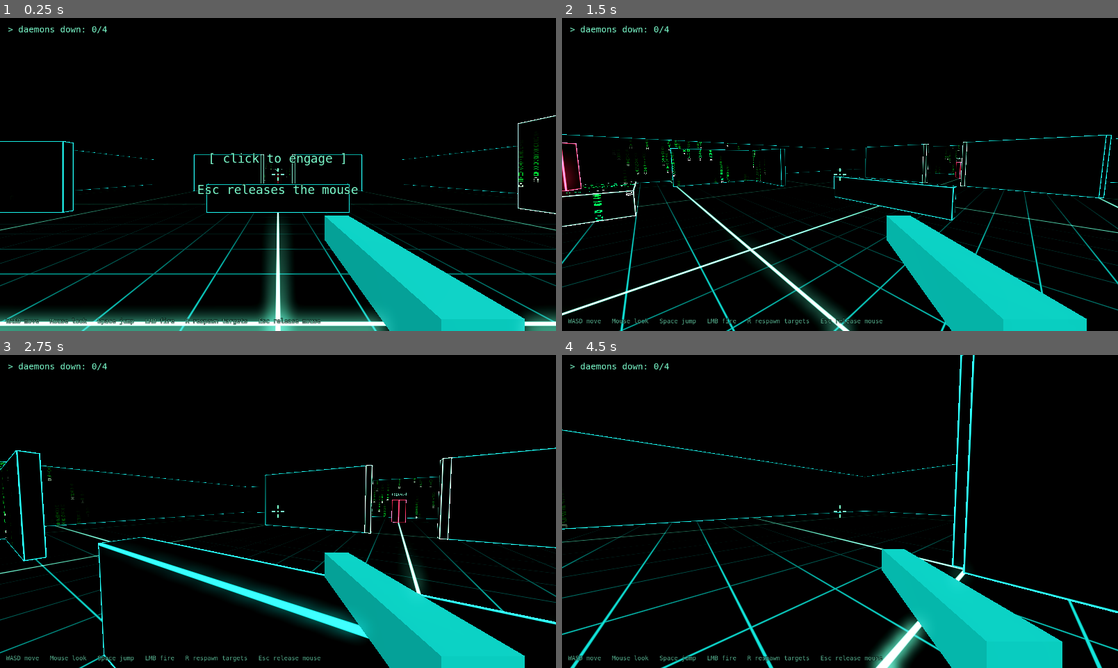
Above: before the commit, frames 1-4 (two rows, left to right).
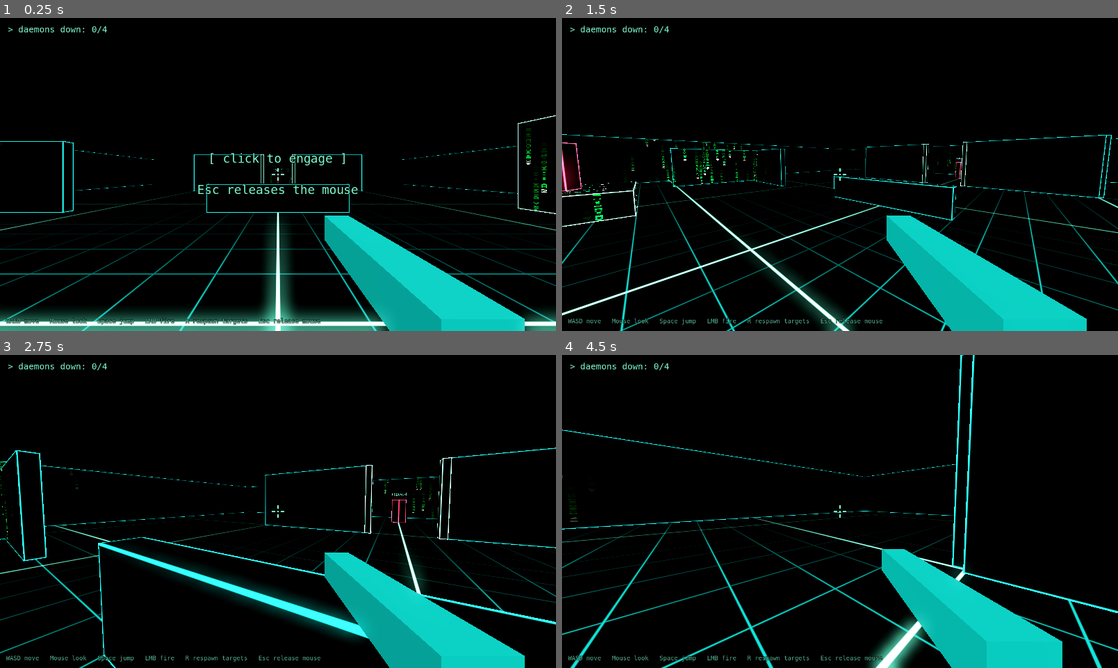
Above: after the commit, the same moments.

Repository: nixfred/sigkill
Game: Godot game, scene res://scenes/main.tscn
Same seed, same stepped clock (60 frames per second), same inputs: the game is played once before the commit and once after it.
Inputs (mouse positions are in pixels of both pictures, inside the frame that each line leads up to):
- Up to frame 1 (0.25 s): no input
- Up to frame 2 (1.5 s): tap Enter at 0.5 s; move the mouse to (962, 158) at 0.52 s; press the mouse at (962, 158) at 0.53 s; hold D (move_right) 0.53-1.28 s; tap Space (jump) at 0.77 s; move the mouse to (812, 174) at 1.27 s; release the mouse at (812, 174) at 1.28 s; hold W (move_forward) from 1.28 s (still down); tap C (slide) at 1.35 s
- Up to frame 3 (2.75 s): keep holding W (move_forward); tap Space (jump) at 1.52 s; move the mouse to (289, 505) at 2.02 s; press the mouse at (289, 505) at 2.03 s
- Up to frame 4 (4.5 s): keep holding W (move_forward); move the mouse to (834, 517) at 2.77 s; release the mouse at (834, 517) at 2.78 s; tap C (slide) at 2.85, 4.35 s; click (834, 517) at 2.92 s; tap Space (jump) at 3.02, 3.77 s; move the mouse to (878, 514) at 3.52 s; press the mouse at (878, 514) at 3.53 s; move the mouse to (795, 508) at 4.27 s; release the mouse at (795, 508) at 4.28 s

The runs differ from the first frame. In frame 1, 0.2% of the frame differs, in the area x 47-99%, y 35-62%; in frame 2, 0.5%, in the area x 0-72%, y 38-66%; in frame 3, 0.2%; in frame 4, less than 0.1%.

Commit message:
C8: Codex review fixes (integer glyph hash, rebuilt blocks re-collected, viewer guard)
WHAT, per Codex review finding on the C8 diff:
1 (medium) The float glyph hash lost its fractional bits as TIME grew: by about 1600 s
  every glyph bit would have switched off. shaders/code_rain.gdshader now hashes small
  integers with PCG (cell column and row, a salt, a flicker tick wrapped at 1024), so
  nothing in a hash grows with TIME; the stream phase, cycle and step are ints and the
  wrap is a float mod of small values, defined for a negative row. tests/code_rain_test.gd
  mirrors pcg() and hash3() on masked 32-bit arithmetic: lit bits 0.5513 at tick 0,
  0.5495 at 512, 0.5481 at the last tick 1023 (threshold leaves 0.55); 0.5955 of 2000
  columns carry a stream at density 0.6; neighbouring cells hash apart. The shader's own
  pixels still cannot be read headless; the mirror holds the design, not the GPU.
2 (medium) A block resized or re-kinded at runtime replaced its material unseen, so the
  driver fed a material nothing showed and the new one never rained. scripts/grey_block.gd
  now updates its rain group membership in _refresh() and calls invalidate() on the
  driver's group ("code_rain_driver"), and scripts/code_rain_driver.gd collects again on
  the next tick. Test: a wall resized at runtime gets a fresh material the driver finds
  and feeds; a crate turned into a floor leaves the group and the driver (17) and comes
  back when turned back (18).
3 (medium) viewer != null accepted a freed node. Guarded with is_instance_valid() and
  is_inside_tree(); the origin otherwise.
PROOF IT CAN FAIL: eleven broken copies each fail their own checks: no invalidate call,
stale group on a kind change, a broken assert, never fades out, cap ignored, uploads
every tick, floor registered, linear falloff, a .tres missing a key, tuning not pushed,
a fade that overshoots.
CHECKS: scripts/check.sh exit 0, all seven steps; 40 checks in the code rain test.
CHECKPOINT: C8 step 5 (Codex fixes).
TAGS: sigkill, c8, code-rain, codex-review, pcg-hash, shader-precision, invalidate

LR-T: sigkill, c8, code-rain, codex-fixes
LR-D: game, shaders, testing
LR-K: sigkill-c8-code-rain-codex-fixes-integer-hash

Diff:
--- a/scripts/code_rain_driver.gd
+++ b/scripts/code_rain_driver.gd
@@ -12,8 +12,9 @@
 ## array holds, the nearest ones to the viewer are the ones sampled.
 ##
 ## Cost: runs in _physics_process, so at the fixed physics rate. The lists of blocks and
-## enemies are collected only when a block or target enters or leaves the tree. A tick
-## does no allocation: the slot arrays are preallocated and alternate, and nothing is
+## enemies are collected only when a block or target enters or leaves the tree, or a block
+## rebuilds its material; that collection allocates and uploads once. Every other tick
+## allocates nothing: the slot arrays are preallocated and alternate, and nothing is
 ## uploaded when no slot changed, so a settled arena costs a few comparisons a tick.
 
 const Palette = preload("res://scripts/palette.gd")
@@ -23,6 +24,8 @@
 const SURFACE_GROUP := &"code_rain_surfaces"
 ## Target dummies, the enemies the walls react to.
 const TARGET_GROUP := &"targets"
+## The driver's own group. scripts/grey_block.gd calls invalidate() on it through this.
+const DRIVER_GROUP := &"code_rain_driver"
 ## Tuning values pushed into every surface material as they are.
 const TUNING_UNIFORMS := [
 	"falloff_radius", "min_intensity", "max_intensity", "column_density", "glyph_size",
@@ -65,6 +68,7 @@
 	_next.resize(Tuning.MAX_ENEMIES)
 	_chosen.resize(Tuning.MAX_ENEMIES)
 	_chosen_distance.resize(Tuning.MAX_ENEMIES)
+	add_to_group(DRIVER_GROUP)
 	var tree := get_tree()
 	tree.node_added.connect(_on_node_changed)
 	tree.node_removed.connect(_on_node_changed)
@@ -115,6 +119,12 @@
 ## Times the slots were uploaded to the materials since the driver started.
 func upload_count() -> int:
 	return _uploads
+
+
+## Collect the blocks and targets again on the next tick. Blocks call it when their
+## material is rebuilt, so the driver never keeps feeding a material nothing shows.
+func invalidate() -> void:
+	_dirty = true
 
 
 func _on_node_changed(node: Node) -> void:
@@ -133,7 +143,9 @@
 			var rate: float = _t.fade_in_rate if want > w else _t.fade_out_rate
 			_weights[i] = move_toward(w, want, rate * delta)
 	# Sample the nearest targets to the viewer among those with any rain left.
-	var origin := viewer.global_position if viewer != null else Vector3.ZERO
+	var origin := Vector3.ZERO
+	if is_instance_valid(viewer) and viewer.is_inside_tree():
+		origin = viewer.global_position
 	var cap: int = _t.max_enemies_sampled
 	var count := 0
 	for i in _targets.size():
--- a/scripts/grey_block.gd
+++ b/scripts/grey_block.gd
@@ -6,6 +6,8 @@
 const Palette = preload("res://scripts/palette.gd")
 ## Blocks that carry the code rain shader join this group for scripts/code_rain_driver.gd.
 const RAIN_GROUP := &"code_rain_surfaces"
+## The driver's own group: told to collect again whenever a block's material is rebuilt.
+const RAIN_DRIVER_GROUP := &"code_rain_driver"
 
 @export var size: Vector3 = Vector3(4.0, 3.0, 0.4):
 	set(value):
@@ -23,10 +25,7 @@
 
 func _enter_tree() -> void:
 	# Joined here, before the tree's node_added signal fires, so the rain driver sees it.
-	if kind != Palette.Surface.FLOOR:
-		add_to_group(RAIN_GROUP)
-	elif is_in_group(RAIN_GROUP):
-		remove_from_group(RAIN_GROUP)
+	_update_rain_group()
 
 
 func _ready() -> void:
@@ -54,3 +53,14 @@
 	var shape := BoxShape3D.new()
 	shape.size = size
 	_shape_node.shape = shape
+	# A new material: the rain driver holds the old one, so it has to collect again.
+	_update_rain_group()
+	if is_inside_tree() and not Engine.is_editor_hint():
+		get_tree().call_group(RAIN_DRIVER_GROUP, "invalidate")
+
+
+func _update_rain_group() -> void:
+	if kind != Palette.Surface.FLOOR:
+		add_to_group(RAIN_GROUP)
+	elif is_in_group(RAIN_GROUP):
+		remove_from_group(RAIN_GROUP)
--- a/shaders/code_rain.gdshader
+++ b/shaders/code_rain.gdshader
@@ -13,6 +13,9 @@
 // leading glyph with a fading tail of tail_length glyphs, then a dark gap, repeating down
 // the column; it steps one cell at a time like the film. Each glyph is a 4 by 6 bit grid,
 // mirrored left to right so it reads like a character, re-rolled flicker_rate times a second.
+// Every hash is an integer hash (PCG) of small integers: cell coordinates, a salt and a
+// flicker tick wrapped at 1024, so nothing in it grows with TIME. A float hash loses its
+// fractional bits as its inputs grow and would have switched every glyph off within an hour.
 //
 // Uniform defaults mirror resources/code_rain.tres and scripts/palette.gd so the material
 // previews in the editor; the driver sets every value at runtime.
@@ -24,8 +27,17 @@
 // Size of the enemy array. CodeRainTuning.MAX_ENEMIES mirrors it.
 const int MAX_ENEMIES = 8;
 // Glyph bit grid: the cell is cut 6 across and 8 down, with a one-bit margin all round.
-const vec2 GLYPH_GRID = vec2(6.0, 8.0);
+const int GLYPH_COLS = 6;
+const int GLYPH_ROWS = 8;
 const float BIT_ON = 0.45;
+// Glyph shapes re-roll on a tick that wraps here, so the hash inputs stay small forever.
+const float TICK_WRAP = 1024.0;
+// Salts that keep each column roll apart.
+const int SALT_STREAM = 1;
+const int SALT_SPEED = 2;
+const int SALT_GAP = 3;
+const int SALT_PHASE = 4;
+const int SALT_FLICKER = 5;
 
 uniform vec4 enemies[MAX_ENEMIES];
 uniform int enemy_count = 0;
@@ -51,14 +63,17 @@
 	world_normal = mat3(MODEL_MATRIX) * NORMAL;
 }
 
-float hash11(float n) {
-	return fract(sin(n * 127.1 + 311.7) * 43758.5453);
+// PCG integer hash. tests/code_rain_test.gd mirrors pcg() and hash3() to check their spread.
+uint pcg(uint v) {
+	uint state = v * 747796405u + 2891336453u;
+	uint word = ((state >> ((state >> 28u) + 4u)) ^ state) * 277803737u;
+	return (word >> 22u) ^ word;
 }
 
-float hash21(vec2 p) {
-	p = fract(p * vec2(123.34, 456.21));
-	p += dot(p, p + 45.32);
-	return fract(p.x * p.y);
+// Hash of three integers to 0 to 1, with 24 bits of spread whatever their size.
+float hash3(int a, int b, int c) {
+	uint h = pcg(uint(a) + pcg(uint(b) + pcg(uint(c))));
+	return float(h >> 8u) * (1.0 / 16777216.0);
 }
 
 // How much rain this point gets, 0 to 1. An enemy's share fades with distance over
@@ -88,40 +103,42 @@
 	return vec2(across, world_pos.y);
 }
 
-// One glyph, 1 where a bit is lit. cell is the position inside the cell, 0 to 1 each way.
-float glyph(vec2 cell, float seed) {
-	vec2 g = floor(cell * GLYPH_GRID);
-	if (g.x < 1.0 || g.x > GLYPH_GRID.x - 2.0 || g.y < 1.0 || g.y > GLYPH_GRID.y - 2.0) {
+// One glyph, 1 where a bit is lit. cell is the position inside the cell, 0 to 1 each way;
+// column, row and tick pick the shape.
+float glyph(vec2 cell, int column, int row, int tick) {
+	ivec2 g = ivec2(floor(cell * vec2(float(GLYPH_COLS), float(GLYPH_ROWS))));
+	if (g.x < 1 || g.x > GLYPH_COLS - 2 || g.y < 1 || g.y > GLYPH_ROWS - 2) {
 		return 0.0;
 	}
-	float mirrored = min(g.x - 1.0, GLYPH_GRID.x - 2.0 - g.x);
-	return step(BIT_ON, hash21(vec2(mirrored, g.y) + seed * 7.31));
+	int mirrored = min(g.x - 1, GLYPH_COLS - 2 - g.x);
+	return step(BIT_ON, hash3(column, row, mirrored + GLYPH_ROWS * g.y + GLYPH_ROWS * GLYPH_ROWS * tick));
 }
 
 // Rain colour at this point before any intensity is applied.
 vec3 rain() {
 	vec2 uv = surface_uv() / glyph_size;
-	float column = floor(uv.x);
-	if (hash11(column) > column_density) {
+	int column = int(floor(uv.x));
+	if (hash3(column, SALT_STREAM, 0) > column_density) {
 		return vec3(0.0);
 	}
-	float row = floor(uv.y);
-	float speed = mix(fall_speed_min, fall_speed_max, hash11(column + 31.7));
-	float tail = floor(tail_length);
+	int row = int(floor(uv.y));
+	float speed = mix(fall_speed_min, fall_speed_max, hash3(column, SALT_SPEED, 0));
+	int tail = int(floor(tail_length));
 	// Head, tail, then a dark gap of half a tail to a full tail, repeating down the column.
-	float cycle = tail + floor(tail * (0.5 + hash11(column + 57.3)));
-	float step_count = floor(TIME * speed + hash11(column + 91.1) * cycle);
-	// 0 at the leading glyph, counting up the tail behind it.
-	float k = mod(row + step_count, cycle);
+	int cycle = tail + int(floor(float(tail) * (0.5 + hash3(column, SALT_GAP, 0))));
+	int step_count = int(floor(TIME * speed + hash3(column, SALT_PHASE, 0) * float(cycle)));
+	// 0 at the leading glyph, counting up the tail behind it. Float mod: it is defined for a
+	// negative row, and these values are small enough to be exact.
+	int k = int(mod(float(row + step_count), float(cycle)));
 	if (k >= tail) {
 		return vec3(0.0);
 	}
-	float seed = hash21(vec2(column, row)) * 97.0 + floor(TIME * flicker_rate + hash21(vec2(row, column)));
-	float bits = glyph(fract(uv), seed);
-	if (k < 1.0) {
+	int tick = int(mod(floor(TIME * flicker_rate + hash3(column, SALT_FLICKER, row) * 8.0), TICK_WRAP));
+	float bits = glyph(fract(uv), column, row, tick);
+	if (k == 0) {
 		return head_color.rgb * bits;
 	}
-	float fade = 1.0 - k / tail;
+	float fade = 1.0 - float(k) / float(tail);
 	return tail_color.rgb * (fade * fade * bits);
 }
 
--- a/tests/code_rain_test.gd
+++ b/tests/code_rain_test.gd
@@ -12,7 +12,9 @@
 ## and the nearest to the player win; a settled arena uploads nothing.
 ## Read-only: nothing outside this process is touched, and the headless renderer draws
 ## nothing. The shader's own pixels cannot be read back headless; the driver's intensity_at()
-## mirrors the shader's proximity() and this test holds the CPU side to the same numbers.
+## mirrors the shader's proximity() and this test holds the CPU side to the same numbers,
+## and _hash3() below mirrors the shader's integer glyph hash to show its spread does not
+## depend on the size of its inputs.
 
 const Palette = preload("res://scripts/palette.gd")
 const Dummy = preload("res://scripts/target_dummy.gd")
@@ -32,6 +34,11 @@
 const RING_START := 2.0  # metres from the player to the first ring dummy
 const RING_STEP := 0.3
 const WALL_TOUCH_MIN := 0.98  # share of the maximum a wall touched by an enemy must show
+const BIT_ON := 0.45  # the shader's threshold for a lit glyph bit
+const TICK_WRAP := 1024  # the shader wraps its flicker tick here
+const HASH_CELLS := 60  # columns and rows sampled each side of the origin
+const HASH_SPREAD_TOLERANCE := 0.03
+const MASK32 := 0xFFFFFFFF
 
 var _fails := 0
 var _frame := 0
@@ -60,6 +67,7 @@
 	await _fade_in_checks()
 	await _distance_checks()
 	await _settled_checks()
+	await _rebuild_checks()
 	await _derezz_checks()
 	await _respawn_checks()
 	await _cap_checks()
@@ -110,7 +118,51 @@
 	return missing
 
 
+## Mirror of pcg() in shaders/code_rain.gdshader, on 32-bit unsigned arithmetic.
+static func _pcg(v: int) -> int:
+	v &= MASK32
+	var state := (v * 747796405 + 2891336453) & MASK32
+	var word := ((((state >> ((state >> 28) + 4)) ^ state) & MASK32) * 277803737) & MASK32
+	return ((word >> 22) ^ word) & MASK32
+
+
+## Mirror of hash3() in shaders/code_rain.gdshader: three integers to 0 to 1.
+static func _hash3(a: int, b: int, c: int) -> float:
+	var h := _pcg((a & MASK32) + _pcg((b & MASK32) + _pcg(c & MASK32)))
+	return float(h >> 8) / 16777216.0
+
+
+## Share of lit glyph bits over a block of cells at one flicker tick, as the shader rolls them.
+static func _lit_share(tick: int) -> float:
+	var lit := 0
+	var total := 0
+	for column in range(-HASH_CELLS, HASH_CELLS):
+		for row in range(-HASH_CELLS, HASH_CELLS):
+			for bit in 12:  # the 2 mirrored columns by 6 rows of one glyph
+				total += 1
+				if _hash3(column, row, (bit % 2) + 8 * (1 + bit / 2) + 64 * tick) >= BIT_ON:
+					lit += 1
+	return float(lit) / float(total)
+
+
+func _hash_checks() -> void:
+	var first := _lit_share(0)
+	var last := _lit_share(TICK_WRAP - 1)
+	var middle := _lit_share(TICK_WRAP / 2)
+	var expected := 1.0 - BIT_ON
+	var streams := 0
+	for column in range(-1000, 1000):
+		if _hash3(column, 1, 0) <= 0.6:
+			streams += 1
+	var stream_share := float(streams) / 2000.0
+	print("CODE RAIN hash: lit glyph bits %.4f at tick 0, %.4f at tick %d, %.4f at the last tick %d (threshold leaves %.2f); %.4f of 2000 columns carry a stream at density 0.6" % [first, middle, TICK_WRAP / 2, last, TICK_WRAP - 1, expected, stream_share])
+	_check("the glyph hash keeps its spread at the last flicker tick as at the first", absf(first - expected) < HASH_SPREAD_TOLERANCE and absf(middle - expected) < HASH_SPREAD_TOLERANCE and absf(last - expected) < HASH_SPREAD_TOLERANCE)
+	_check("the column hash carries about the tuned share of streams", absf(stream_share - 0.6) < HASH_SPREAD_TOLERANCE)
+	_check("the hash tells neighbouring cells apart", _hash3(3, 4, 5) != _hash3(4, 3, 5) and _hash3(3, 4, 5) != _hash3(3, 4, 6) and _hash3(-3, 4, 5) != _hash3(3, 4, 5))
+
+
 func _static_checks() -> void:
+	_hash_checks()
 	var rain_shader: Shader = load(RAIN_SHADER)
 	var rain_names := _uniform_names(rain_shader)
 	var missing := PackedStringArray()
@@ -218,6 +270,27 @@
 	_check("every surface material carries every tuning value", off.is_empty(), ", ".join(off))
 
 
+## A block rebuilt at runtime gets a new material; the driver must find it and feed it.
+func _rebuild_checks() -> void:
+	var wall = _main.get_node("Arena/WallN")
+	var old_material: ShaderMaterial = wall.surface_material()
+	var old_count: int = _rain.surface_count()
+	wall.size = wall.size + Vector3(0.0, 0.5, 0.0)
+	await _step()
+	var new_material: ShaderMaterial = wall.surface_material()
+	_check("a wall resized at runtime gets a fresh material that the driver finds and feeds", new_material != old_material and new_material.get_shader_parameter("falloff_radius") == _t.falloff_radius and new_material.get_shader_parameter("enemy_count") == _rain.slot_count() and new_material.get_shader_parameter("enemies") == _rain.slots() and _rain.surface_count() == old_count, "surfaces %d, enemy_count %s" % [_rain.surface_count(), str(new_material.get_shader_parameter("enemy_count"))])
+	wall.size = wall.size - Vector3(0.0, 0.5, 0.0)
+	await _step()
+	var crate = _main.get_node("Arena/CrateA")
+	crate.kind = Palette.Surface.FLOOR
+	await _step()
+	var dropped: int = _rain.surface_count()
+	var grouped_as_floor: bool = crate.is_in_group(Driver.SURFACE_GROUP)
+	crate.kind = Palette.Surface.CRATE
+	await _step()
+	_check("a block turned into a floor leaves the rain group and the driver, and comes back when turned back", dropped == old_count - 1 and not grouped_as_floor and crate.is_in_group(Driver.SURFACE_GROUP) and _rain.surface_count() == old_count and crate.surface_material().get_shader_parameter("enemy_count") == _rain.slot_count(), "%d while a floor (in the group: %s), %d after" % [dropped, grouped_as_floor, _rain.surface_count()])
+
+
 func _fade_in_checks() -> void:
 	# The scene is one tick old, so DummyA's weight has taken one step already.
 	var a = _main.get_node("Arena/Targets/DummyA")
